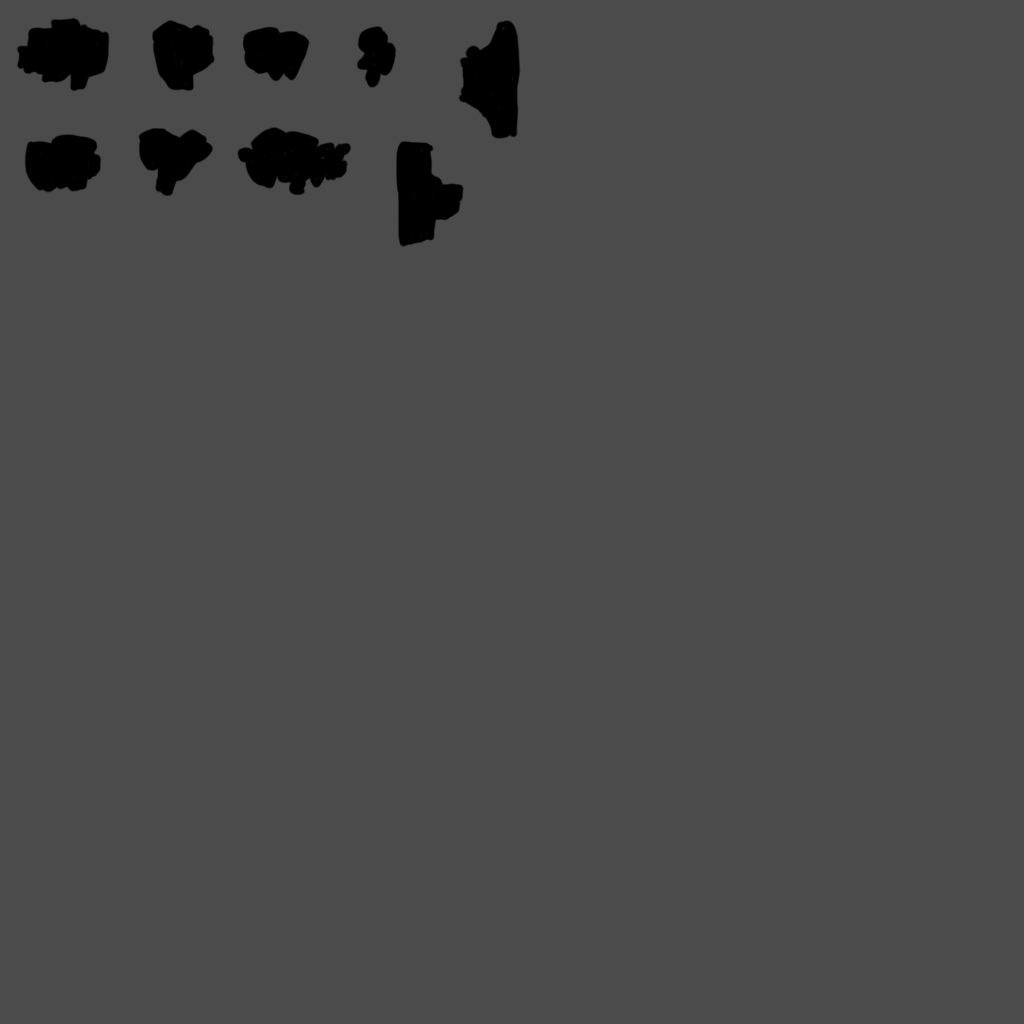
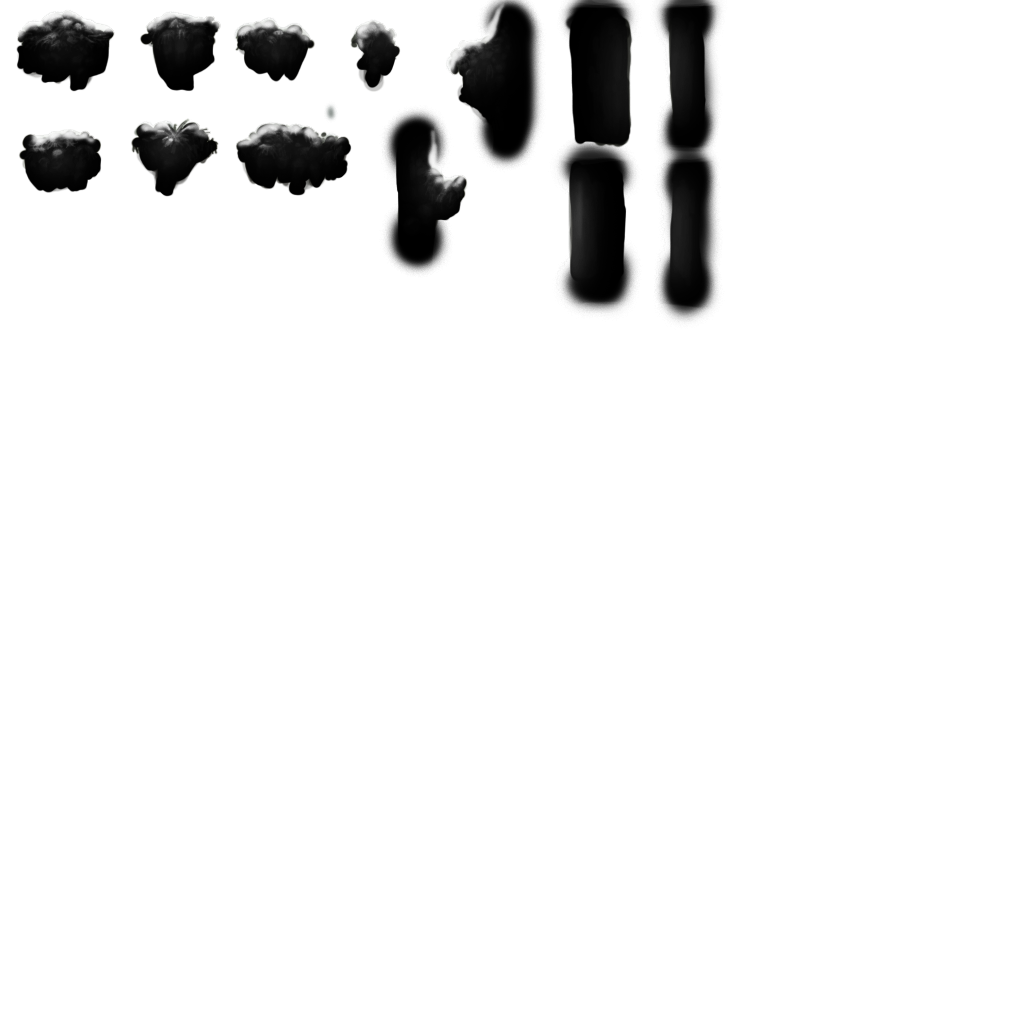
Layer changes from the first 1024 × 1024 image to the second:
added layer "Layer 15" above "Group 1" over (16, 0, 728, 330)
added group "Group 1" with 12 layers above "Layer 2" over (16, 0, 728, 330)
added layer "Layer 14" (color burn) in group "Group 1" over (34, 12, 696, 277)
added layer "Layer 13" (color dodge) in group "Group 1" over (21, 9, 508, 208)
added layer "Layer 11" in group "Group 1" over (20, 16, 511, 237)
added layer "Layer 10" in group "Group 1" over (20, 20, 503, 211)
added layer "Layer 8" in group "Group 1" over (17, 32, 512, 238)
added layer "Layer 9" (62%) in group "Group 1" over (31, 12, 493, 194)
added layer "Layer 7" (61%) in group "Group 1" over (31, 13, 494, 195)
added layer "Layer 6" in group "Group 1" over (19, 12, 512, 225)
added layer "Layer 3" in group "Group 1" over (17, 10, 507, 227)
added layer "Layer 5" in group "Group 1" over (21, 23, 514, 236)
moved "Layer 1" into group "Group 1", painted on it over (16, 0, 707, 293)
added layer "Layer 12" in group "Group 1" over (548, 0, 728, 330)
hid "Layer 2" over (0, 0, 1024, 1024)
